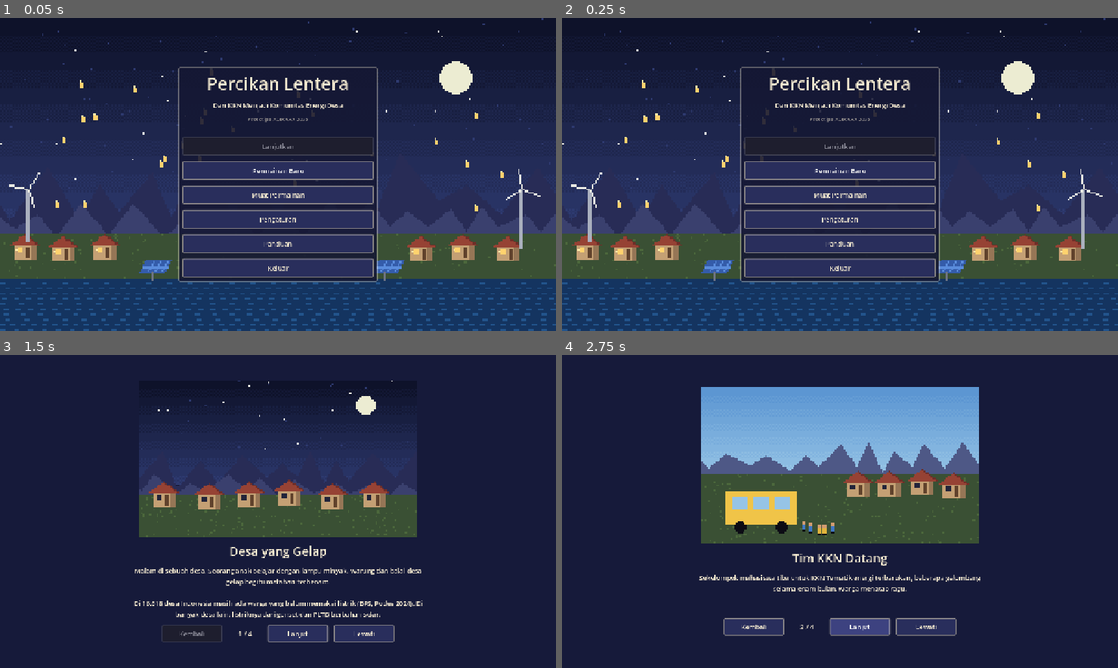
Above: before the commit, frames 1-4 (two rows, left to right).
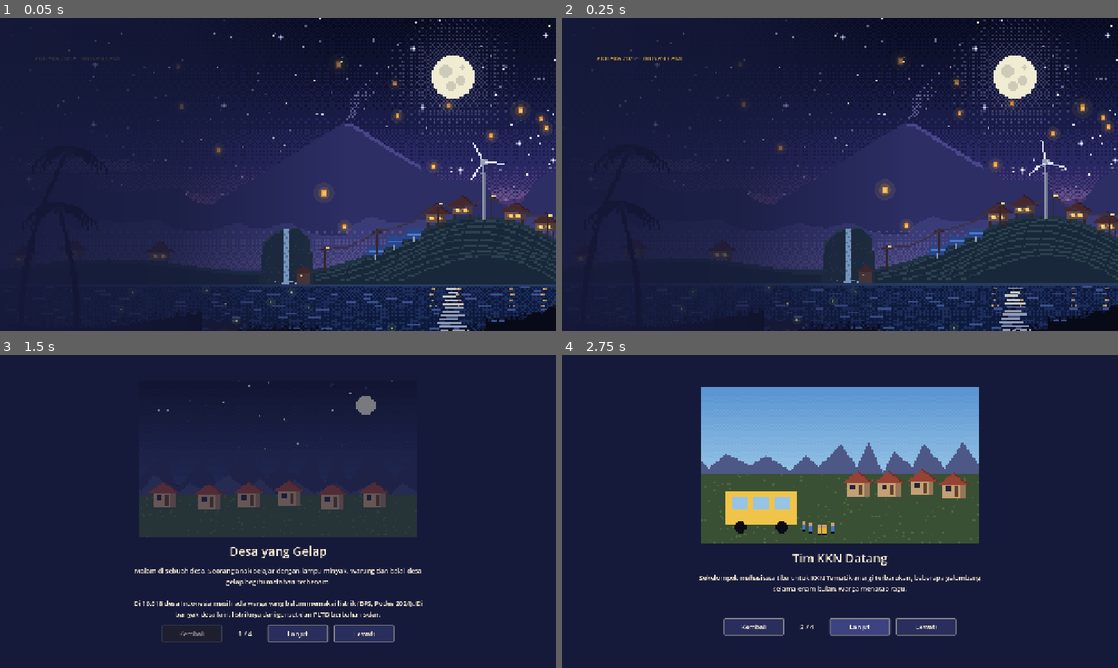
Above: after the commit, the same moments.

Repository: RizqieSufiawan/percikan-lentera
Game: Godot game, scene res://scenes/title.tscn
The game is run twice, just before and just after one commit, with the same random seed, the same clock (stepped at 60 frames per second) and the same inputs. Sound files missing from this copy of the repository are replaced by a short silence.
Inputs (mouse positions are in pixels of both pictures, inside the frame that each line leads up to):
- Up to frame 1 (0.05 s): no input
- Up to frame 2 (0.25 s): no input
- Up to frame 3 (1.5 s): click (278, 508) at 0.5 s, where only the run before the commit has a clickable "Permainan Baru"; click (116, 530) at 1.25 s, where only the run after the commit has a clickable "Permainan Baru"
- Up to frame 4 (2.75 s): click "Lanjut" at 2 s

The runs differ from the first frame. In frame 1, 42% of the frame differs, in the area x 0-100%, y 0-100%; in frame 2, 42%; in frame 3, 8.4%; in frame 4, nothing differs.

Commit message:
Design update

Diff:
--- a/scenes/title.tscn
+++ b/scenes/title.tscn
@@ -11,7 +11,18 @@
 grow_vertical = 2
 script = ExtResource("1_script")
 
-[node name="Background" type="TextureRect" parent="."]
+[node name="Scenery" type="Control" parent="."]
+unique_name_in_owner = true
+clip_contents = true
+layout_mode = 1
+anchors_preset = 15
+anchor_right = 1.0
+anchor_bottom = 1.0
+grow_horizontal = 2
+grow_vertical = 2
+mouse_filter = 2
+
+[node name="Shade" type="TextureRect" parent="."]
 unique_name_in_owner = true
 layout_mode = 1
 anchors_preset = 15
@@ -19,61 +30,76 @@
 anchor_bottom = 1.0
 grow_horizontal = 2
 grow_vertical = 2
+mouse_filter = 2
 expand_mode = 1
-stretch_mode = 6
+stretch_mode = 0
 
-[node name="Center" type="CenterContainer" parent="."]
+[node name="Margin" type="MarginContainer" parent="."]
+unique_name_in_owner = true
 layout_mode = 1
 anchors_preset = 15
 anchor_right = 1.0
 anchor_bottom = 1.0
 grow_horizontal = 2
 grow_vertical = 2
+mouse_filter = 2
+theme_override_constants/margin_left = 80
+theme_override_constants/margin_top = 40
+theme_override_constants/margin_bottom = 56
 
-[node name="Panel" type="PanelContainer" parent="Center"]
-custom_minimum_size = Vector2(460, 0)
+[node name="Column" type="VBoxContainer" parent="Margin"]
+unique_name_in_owner = true
+custom_minimum_size = Vector2(380, 0)
 layout_mode = 2
+size_flags_horizontal = 0
+mouse_filter = 2
+theme_override_constants/separation = 4
+alignment = 1
 
-[node name="VBox" type="VBoxContainer" parent="Center/Panel"]
+[node name="Kicker" type="Label" parent="Margin/Column"]
+unique_name_in_owner = true
 layout_mode = 2
-theme_override_constants/separation = 12
+text = "ADIKARA 2026  ·  INOVASI GAME"
 
-[node name="GameTitle" type="Label" parent="Center/Panel/VBox"]
+[node name="GameTitle" type="Label" parent="Margin/Column"]
+unique_name_in_owner = true
 layout_mode = 2
-theme_override_font_sizes/font_size = 40
-text = "Percikan Lentera"
-horizontal_alignment = 1
+text = "Percikan
+Lentera"
 
-[node name="Subtitle" type="Label" parent="Center/Panel/VBox"]
+[node name="Subtitle" type="Label" parent="Margin/Column"]
+unique_name_in_owner = true
 layout_mode = 2
-text = "Dari KKN Menjadi Komunitas Energi Desa"
-horizontal_alignment = 1
+text = "Dari KKN menjadi komunitas energi desa"
 
-[node name="Note" type="Label" parent="Center/Panel/VBox"]
-modulate = Color(1, 1, 1, 0.6)
+[node name="Tagline" type="Label" parent="Margin/Column"]
+unique_name_in_owner = true
+custom_minimum_size = Vector2(480, 0)
 layout_mode = 2
-theme_override_font_sizes/font_size = 12
-text = "Prototipe ADIKARA 2026"
-horizontal_alignment = 1
+autowrap_mode = 3
+text = "84.276 desa menunggu. Semua berawal dari satu percikan."
 
-[node name="Spacer" type="Control" parent="Center/Panel/VBox"]
-custom_minimum_size = Vector2(0, 8)
+[node name="Gap" type="Control" parent="Margin/Column"]
+custom_minimum_size = Vector2(0, 28)
 layout_mode = 2
+mouse_filter = 2
 
-[node name="StartBtn" type="Button" parent="Center/Panel/VBox"]
+[node name="Buttons" type="VBoxContainer" parent="Margin/Column"]
 unique_name_in_owner = true
-custom_minimum_size = Vector2(0, 44)
+custom_minimum_size = Vector2(380, 0)
 layout_mode = 2
-text = "Mulai"
+size_flags_horizontal = 0
+theme_override_constants/separation = 6
 
-[node name="GuideBtn" type="Button" parent="Center/Panel/VBox"]
+[node name="Footer" type="Label" parent="."]
 unique_name_in_owner = true
-custom_minimum_size = Vector2(0, 44)
-layout_mode = 2
-text = "Panduan"
-
-[node name="QuitBtn" type="Button" parent="Center/Panel/VBox"]
-unique_name_in_owner = true
-custom_minimum_size = Vector2(0, 44)
-layout_mode = 2
-text = "Keluar"
+layout_mode = 1
+anchors_preset = 2
+anchor_top = 1.0
+anchor_bottom = 1.0
+offset_left = 80.0
+offset_top = -40.0
+offset_right = 900.0
+offset_bottom = -18.0
+grow_vertical = 0
+text = "Data: BPS (Podes 2024), Kementerian ESDM, KEN (PP 40/2025)"
--- a/scripts/ui/title_screen.gd
+++ b/scripts/ui/title_screen.gd
@@ -1,54 +1,367 @@
 extends Control
 ## Layar judul: Lanjutkan, Permainan Baru, Muat Permainan, Pengaturan, Panduan, Keluar.
+## Latar desa malam berlapis (tools/make_title_bg.py) dengan paralaks mengikuti mouse,
+## bintang berkelip, bintang jatuh, baling-baling turbin berputar, lentera naik dari balik bukit,
+## dan kunang-kunang. Judul di kiri di atas bayangan gelap; tombol masuk bergantian.
+
+const IMG := Vector2(1280, 720)  # ukuran gambar lapisan
+const MARGIN := 32.0  # lapisan dibuat lebih besar dari layar agar bisa digeser
+const LAYERS := [  # [file, kedalaman paralaks]
+	["res://assets/ui/title_sky.png", 0.15],
+	["res://assets/ui/title_far.png", 0.35],
+	["res://assets/ui/title_mid.png", 0.65],
+	["res://assets/ui/title_near.png", 1.0],
+]
+const TURBINE_HUB := Vector2(1074, 334)  # dari make_title_bg.py (koordinat gambar)
+const LANTERN_COUNT := 14
+const STAR_COUNT := 28
+const FIREFLY_COUNT := 12
+
+var _buttons: Array[Button] = []
+var _layers: Array[TextureRect] = []
+var _fx: Array[Control] = []  # satu kanvas efek per lapisan, ikut bergeser bersama lapisannya
+var _lanterns: Array = []
+var _stars: Array = []
+var _flies: Array = []
+var _shooting := {}
+var _next_shooting := 4.0
+var _par := Vector2.ZERO
+var _time := 0.0
+var _rng := RandomNumberGenerator.new()
 
 
 func _ready() -> void:
-	%Background.texture = Game.db.ui.title_background
-	var vbox: VBoxContainer = %StartBtn.get_parent()
-	%StartBtn.text = "Permainan Baru"
-	%StartBtn.pressed.connect(_on_start)
-	# Lanjutkan: permainan terakhir yang belum selesai (simpan otomatis atau slot).
-	var cont := _make_button("Lanjutkan")
-	vbox.add_child(cont)
-	vbox.move_child(cont, %StartBtn.get_index())
+	_rng.randomize()
+	_build_scenery()
+	%Shade.texture = _make_shade()
+	_style_texts()
+	_build_buttons()
+	for i in LANTERN_COUNT:
+		_lanterns.append(_new_lantern(true))
+	for i in STAR_COUNT:
+		_stars.append({"p": Vector2(_rng.randf() * IMG.x, _rng.randf() * 400.0), "ph": _rng.randf() * TAU,
+			"sp": _rng.randf_range(0.8, 2.4), "big": _rng.randf() < 0.25})
+	for i in FIREFLY_COUNT:
+		_flies.append({"p": Vector2(_rng.randf() * IMG.x, _rng.randf_range(600, 700)), "ph": _rng.randf() * TAU})
+	Audio.music(&"menu")
+	_play_intro()
+
+
+func _build_scenery() -> void:
+	var draws := [_draw_sky_fx, _draw_lanterns, _draw_mid_fx, _draw_near_fx]
+	for i in LAYERS.size():
+		var tr := TextureRect.new()
+		tr.texture = load(LAYERS[i][0])
+		tr.texture_filter = CanvasItem.TEXTURE_FILTER_NEAREST
+		tr.expand_mode = TextureRect.EXPAND_IGNORE_SIZE
+		tr.stretch_mode = TextureRect.STRETCH_KEEP_ASPECT_COVERED
+		tr.mouse_filter = Control.MOUSE_FILTER_IGNORE
+		%Scenery.add_child(tr)
+		var fx := Control.new()
+		fx.mouse_filter = Control.MOUSE_FILTER_IGNORE
+		fx.set_anchors_preset(Control.PRESET_FULL_RECT)
+		fx.draw.connect(draws[i])
+		tr.add_child(fx)
+		_layers.append(tr)
+		_fx.append(fx)
+	_layout_layers()
+
+
+func _layout_layers() -> void:
+	var vs := size if size.x > 0 else get_viewport_rect().size
+	for i in _layers.size():
+		var tr := _layers[i]
+		var d: float = LAYERS[i][1]
+		tr.size = vs + Vector2.ONE * MARGIN * 2.0
+		tr.position = (Vector2(-MARGIN, -MARGIN) - _par * MARGIN * d).round()
+
+
+## Titik di gambar lapisan (1280x720) -> titik lokal di lapisan yang sudah diperbesar/dipotong.
+func _map(c: Control, p: Vector2) -> Vector2:
+	var k := maxf(c.size.x / IMG.x, c.size.y / IMG.y)
+	return (c.size - IMG * k) / 2.0 + p * k
+
+
+func _pix(c: Control) -> float:
+	return 4.0 * maxf(c.size.x / IMG.x, c.size.y / IMG.y)
+
+
+# ---------------------------------------------------------------- tampilan
+
+func _make_shade() -> GradientTexture2D:
+	# Gelap di kiri (tempat judul dan tombol), memudar ke kanan agar latar tetap terlihat.
+	var g := Gradient.new()
+	g.offsets = PackedFloat32Array([0.0, 0.32, 0.62])
+	var n := Palette.NIGHT
+	g.colors = PackedColorArray([Color(n, 0.92), Color(n, 0.7), Color(n, 0.0)])
+	var t := GradientTexture2D.new()
+	t.gradient = g
+	t.width = 256
+	t.height = 4
+	t.fill_from = Vector2(0, 0)
+	t.fill_to = Vector2(1, 0)
+	return t
+
+
+func _style_texts() -> void:
+	var kicker: Label = %Kicker
+	kicker.add_theme_font_size_override("font_size", 13)
+	kicker.add_theme_color_override("font_color", Palette.LIT)
+	var title: Label = %GameTitle
+	title.add_theme_font_size_override("font_size", 72)
+	title.add_theme_constant_override("line_spacing", -18)
+	title.add_theme_color_override("font_color", Palette.CREAM)
+	# Bayangan tegas warna bingkai lentera, gaya retro.
+	title.add_theme_color_override("font_shadow_color", Color(0.55, 0.28, 0.16))
+	title.add_theme_constant_override("shadow_offset_x", 0)
+	title.add_theme_constant_override("shadow_offset_y", 5)
+	var sub: Label = %Subtitle
+	sub.add_theme_font_size_override("font_size", 18)
+	sub.add_theme_color_override("font_color", Palette.CREAM)
+	var tag: Label = %Tagline
+	tag.add_theme_font_size_override("font_size", 14)
+	tag.add_theme_color_override("font_color", Palette.MUTED)
+	var foot: Label = %Footer
+	foot.add_theme_font_size_override("font_size", 11)
+	foot.add_theme_color_override("font_color", Color(Palette.MUTED, 0.7))
+
+
+func _button_style(bg: Color, bar: Color) -> StyleBoxFlat:
+	var st := StyleBoxFlat.new()
+	st.bg_color = bg
+	st.border_width_left = 4
+	st.border_color = bar
+	st.content_margin_left = 20
+	st.content_margin_right = 16
+	st.content_margin_top = 8
+	st.content_margin_bottom = 8
+	st.set_corner_radius_all(2)
+	return st
+
+
+func _make_button(text: String, primary: bool) -> Button:
+	var b := Button.new()
+	b.text = text
+	b.alignment = HORIZONTAL_ALIGNMENT_LEFT
+	b.custom_minimum_size = Vector2(380, 52 if primary else 42)
+	b.add_theme_font_size_override("font_size", 20 if primary else 17)
+	b.focus_mode = Control.FOCUS_ALL
+	if primary:
+		# Tombol utama: lentera menyala (kuning, teks gelap).
+		b.add_theme_stylebox_override("normal", _button_style(Palette.LIT, Palette.CREAM))
+		b.add_theme_stylebox_override("hover", _button_style(Palette.LIT.lightened(0.15), Palette.CREAM))
+		b.add_theme_stylebox_override("pressed", _button_style(Palette.LIT.darkened(0.12), Palette.CREAM))
+		b.add_theme_stylebox_override("focus", _button_style(Color(0, 0, 0, 0), Palette.CREAM))
+		for c in ["font_color", "font_hover_color", "font_pressed_color", "font_focus_color"]:
+			b.add_theme_color_override(c, Palette.NIGHT)
+	else:
+		# Tombol biasa: teks saja, garis kuning dan latar tipis saat disorot.
+		var clear := Color(0, 0, 0, 0)
+		b.add_theme_stylebox_override("normal", _button_style(clear, clear))
+		b.add_theme_stylebox_override("hover", _button_style(Color(Palette.LIT, 0.14), Palette.LIT))
+		b.add_theme_stylebox_override("pressed", _button_style(Color(Palette.LIT, 0.24), Palette.LIT))
+		b.add_theme_stylebox_override("focus", _button_style(Color(Palette.LIT, 0.14), Palette.LIT))
+		b.add_theme_stylebox_override("disabled", _button_style(clear, clear))
+		b.add_theme_color_override("font_color", Palette.CREAM)
+		b.add_theme_color_override("font_hover_color", Palette.LIT)
+		b.add_theme_color_override("font_focus_color", Palette.LIT)
+		b.add_theme_color_override("font_pressed_color", Palette.LIT)
+	b.mouse_entered.connect(func(): if not b.disabled: b.grab_focus())
+	%Buttons.add_child(b)
+	_buttons.append(b)
+	return b
+
+
+## Teks kecil di tombol: di kanan, atau di baris kedua (below) untuk teks panjang seperti data simpanan.
+func _add_detail(b: Button, text: String, col: Color, below := false) -> void:
+	var l := Label.new()
+	l.text = text
+	l.add_theme_font_size_override("font_size", 12)
+	l.add_theme_color_override("font_color", col)
+	l.mouse_filter = Control.MOUSE_FILTER_IGNORE
+	l.clip_text = true
+	if below:
+		# Tombol dipertinggi dan teks utama digeser ke atas agar baris kedua muat.
+		b.custom_minimum_size.y = 66
+		for st in ["normal", "hover", "pressed", "focus"]:
+			var box: StyleBox = b.get_theme_stylebox(st).duplicate()
+			box.content_margin_bottom = 26
+			b.add_theme_stylebox_override(st, box)
+		l.set_anchors_and_offsets_preset(Control.PRESET_BOTTOM_WIDE)
+		l.offset_left = 20
+		l.offset_right = -14
+		l.offset_top = -28
+		l.offset_bottom = -10
+	else:
+		l.set_anchors_and_offsets_preset(Control.PRESET_RIGHT_WIDE)
+		l.offset_left = -200
+		l.offset_right = -14
+		l.horizontal_alignment = HORIZONTAL_ALIGNMENT_RIGHT
+		l.vertical_alignment = VERTICAL_ALIGNMENT_CENTER
+	b.add_child(l)
+
+
+func _build_buttons() -> void:
+	# Lanjutkan hanya muncul jika ada permainan tersimpan; saat itu ia menjadi tombol utama.
 	var last := Game.latest_slot()
-	cont.disabled = last == ""
-	if last != "":
+	var has_save := last != ""
+	if has_save:
 		var m := Game.save_info(last)
-		cont.text = "Lanjutkan  (%s, %s)" % [m.get("name", ""), m.get("date", "")]
+		var cont := _make_button("Lanjutkan", true)
+		var info := "%s · %s" % [m.get("name", ""), m.get("date", "")]
+		if m.has("access"):
+			info += " · %d%% desa menyala" % roundi(100.0 * float(m["access"]))
+		_add_detail(cont, info, Color(Palette.NIGHT, 0.75), true)
 		cont.pressed.connect(func():
 			Audio.sfx(&"click")
 			if Game.load_game(last):
 				Game.goto("game"))
-	var load_btn := _make_button("Muat Permainan")
-	vbox.add_child(load_btn)
-	vbox.move_child(load_btn, %StartBtn.get_index() + 1)
+	var start := _make_button("Permainan Baru", not has_save)
+	start.pressed.connect(_on_start)
+	if not Game.intro_seen:
+		_add_detail(start, "dengan cerita pembuka", Color(Palette.NIGHT, 0.7) if not has_save else Palette.MUTED)
+	var load_btn := _make_button("Muat Permainan", false)
 	load_btn.pressed.connect(func():
 		Audio.sfx(&"click")
 		add_child(LoadPanel.new()))
-	var settings := _make_button("Pengaturan")
-	vbox.add_child(settings)
-	vbox.move_child(settings, load_btn.get_index() + 1)
-	settings.pressed.connect(func():
-		Audio.sfx(&"click")
-		add_child(SettingsPanel.new()))
-	%GuideBtn.pressed.connect(func():
+	var guide := _make_button("Panduan", false)
+	guide.pressed.connect(func():
 		Audio.sfx(&"click")
 		Game.slides_mode = "guide"
 		Game.slides_next = "title"
 		Game.goto("slides"))
-	%QuitBtn.pressed.connect(func(): get_tree().quit())
-	%QuitBtn.visible = OS.get_name() != "Web"
-	Audio.music(&"menu")
-	(cont if not cont.disabled else %StartBtn).grab_focus()
-
-
-func _make_button(text: String) -> Button:
-	var b := Button.new()
-	b.text = text
-	b.custom_minimum_size = Vector2(0, 44)
-	b.clip_text = true
-	return b
+	var settings := _make_button("Pengaturan", false)
+	settings.pressed.connect(func():
+		Audio.sfx(&"click")
+		add_child(SettingsPanel.new()))
+	if OS.get_name() != "Web":
+		var quit := _make_button("Keluar", false)
+		quit.pressed.connect(func(): get_tree().quit())
+	_buttons[0].grab_focus()
+
+
+func _play_intro() -> void:
+	# Judul memudar masuk, lalu tombol muncul satu per satu.
+	for n in [%Kicker, %GameTitle, %Subtitle, %Tagline, %Footer]:
+		n.modulate.a = 0.0
+	for b in _buttons:
+		b.modulate.a = 0.0
+	var tw := create_tween()
+	tw.tween_property(%Kicker, "modulate:a", 1.0, 0.35)
+	tw.tween_property(%GameTitle, "modulate:a", 1.0, 0.6)
+	tw.parallel().tween_property(%Subtitle, "modulate:a", 1.0, 0.6).set_delay(0.2)
+	tw.parallel().tween_property(%Tagline, "modulate:a", 1.0, 0.6).set_delay(0.35)
+	for i in _buttons.size():
+		tw.parallel().tween_property(_buttons[i], "modulate:a", 1.0, 0.3).set_delay(0.45 + 0.07 * i)
+	tw.parallel().tween_property(%Footer, "modulate:a", 1.0, 0.6).set_delay(0.8)
+
+
+# ---------------------------------------------------------------- animasi latar
+
+func _process(delta: float) -> void:
+	_time += delta
+	# Paralaks: ikuti mouse dengan halus, plus ayunan pelan agar tetap hidup tanpa mouse.
+	var vs := get_viewport_rect().size
+	var m := (get_viewport().get_mouse_position() / vs - Vector2(0.5, 0.5)) * 2.0
+	m = m.clamp(Vector2(-1, -1), Vector2(1, 1)) * 0.8 + Vector2(sin(_time * 0.13), cos(_time * 0.1)) * 0.2
+	_par = _par.lerp(m, minf(1.0, delta * 2.5))
+	_layout_layers()
+	var top := 0.08 * IMG.y
+	for i in _lanterns.size():
+		var l: Dictionary = _lanterns[i]
+		l["pos"].y -= l["speed"] * l["size"] * delta
+		if l["pos"].y < top:
+			_lanterns[i] = _new_lantern(false)
+	for f in _flies:
+		f["ph"] += delta
+		f["p"] += Vector2(sin(f["ph"] * 0.7), cos(f["ph"] * 1.1)) * 9.0 * delta
+	_next_shooting -= delta
+	if _next_shooting <= 0.0:
+		_next_shooting = _rng.randf_range(6.0, 12.0)
+		_shooting = {"p": Vector2(_rng.randf_range(500, 1150), _rng.randf_range(20, 160)), "t": 0.0}
+	if not _shooting.is_empty():
+		_shooting["t"] += delta
+		if _shooting["t"] > 0.9:
+			_shooting = {}
+	for fx in _fx:
+		fx.queue_redraw()
+
+
+func _draw_sky_fx() -> void:
+	var c: Control = _fx[0]
+	var px := _pix(c)
+	for st in _stars:
+		var a := 0.35 + 0.65 * (0.5 + 0.5 * sin(_time * st["sp"] + st["ph"]))
+		var p := _map(c, st["p"])
+		c.draw_rect(Rect2(p, Vector2(px, px)), Color(1, 0.98, 0.9, a))
+		if st["big"] and a > 0.8:
+			var arm := Color(0.75, 0.75, 0.95, (a - 0.8) * 4.0)
+			for o in [Vector2(px, 0), Vector2(-px, 0), Vector2(0, px), Vector2(0, -px)]:
+				c.draw_rect(Rect2(p + o, Vector2(px, px)), arm)
+	if not _shooting.is_empty():
+		var t: float = _shooting["t"] / 0.9
+		var head := _map(c, _shooting["p"] + Vector2(-260, 90) * t)
+		var dir := Vector2(-260, 90).normalized()
+		for k in 10:
+			var q := head - dir * px * k * 1.5
+			c.draw_rect(Rect2((q / px).floor() * px, Vector2(px, px)), Color(1, 0.95, 0.8, (1.0 - k / 10.0) * sin(t * PI)))
+
+
+func _new_lantern(anywhere: bool) -> Dictionary:
+	# Lentera muncul dari balik bukit (lapisan tengah menutupinya sampai naik ke langit).
+	var x := IMG.x * (0.3 + 0.7 * _rng.randf()) if _rng.randf() < 0.85 else IMG.x * _rng.randf()
+	return {
+		"pos": Vector2(x, _rng.randf_range(0.15, 0.75) * IMG.y if anywhere else IMG.y * 0.86),
+		"speed": _rng.randf_range(9.0, 20.0),
+		"sway": _rng.randf_range(4.0, 12.0),
+		"phase": _rng.randf() * TAU,
+		"size": 1.0 if _rng.randf() < 0.65 else 1.5,
+	}
+
+
+func _draw_lanterns() -> void:
+	var c: Control = _fx[1]
+	var px := _pix(c) * 0.5
+	for l in _lanterns:
+		var s: float = l["size"]
+		var p := _map(c, l["pos"] + Vector2(sin(_time * 0.8 + l["phase"]) * l["sway"], 0))
+		p = (p / px).floor() * px
+		# Memudar saat mendekati atas layar.
+		var a := clampf((l["pos"].y / IMG.y - 0.08) / 0.3, 0.0, 1.0)
+		var flick := 0.85 + 0.15 * sin(_time * 7.0 + l["phase"] * 3.0)
+		c.draw_circle(p + Vector2(0, 5) * s, 16.0 * s, Color(Palette.LIT, 0.10 * a * flick))
+		c.draw_circle(p + Vector2(0, 5) * s, 9.0 * s, Color(Palette.LIT, 0.16 * a * flick))
+		var w := 8.0 * s
+		var h := 10.0 * s
+		var body := Rect2(p - Vector2(w / 2.0, 0), Vector2(w, h))
+		c.draw_rect(body, Color(1.0, 0.62, 0.22, a))
+		c.draw_rect(Rect2(body.position + Vector2(px, px * 2), Vector2(w - px * 2, h - px * 3)), Color(1.0, 0.86, 0.45, a * flick))
+		c.draw_rect(Rect2(body.position - Vector2(-px, px), Vector2(w - px * 2, px)), Color(0.55, 0.28, 0.16, a))
+
+
+func _draw_mid_fx() -> void:
+	# Baling-baling turbin: tiga bilah dari kotak piksel, berputar pelan.
+	var c: Control = _fx[2]
+	var px := _pix(c)
+	var hub := _map(c, TURBINE_HUB)
+	for k in 3:
+		var ang := _time * 1.4 + k * TAU / 3.0
+		var dir := Vector2(cos(ang), sin(ang))
+		for st in range(1, 12):
+			var q := hub + dir * px * st
+			c.draw_rect(Rect2((q / px).floor() * px, Vector2(px, px)), Color(0.88, 0.9, 0.96))
+	c.draw_rect(Rect2((hub / px).floor() * px - Vector2(px, px) * 0.5, Vector2(px, px) * 2.0), Color(0.6, 0.62, 0.72))
+
+
+func _draw_near_fx() -> void:
+	# Kunang-kunang di rumput depan.
+	var c: Control = _fx[3]
+	var px := _pix(c)
+	for f in _flies:
+		var a := 0.5 + 0.5 * sin(f["ph"] * 2.3)
+		var p := _map(c, f["p"])
+		c.draw_circle(p, px * 2.5, Color(0.75, 0.95, 0.45, 0.12 * a))
+		c.draw_rect(Rect2((p / px).floor() * px, Vector2(px, px)), Color(0.85, 1.0, 0.55, a))
 
 
 func _on_start() -> void:
Binary file changed: assets/ui/title_background.png
Binary file added: assets/ui/title_far.png
Not shown, added: assets/ui/title_far.png.import
Binary file added: assets/ui/title_mid.png
Not shown, added: assets/ui/title_mid.png.import
Binary file added: assets/ui/title_near.png
Not shown, added: assets/ui/title_near.png.import
Binary file added: assets/ui/title_sky.png
Not shown, added: assets/ui/title_sky.png.import
